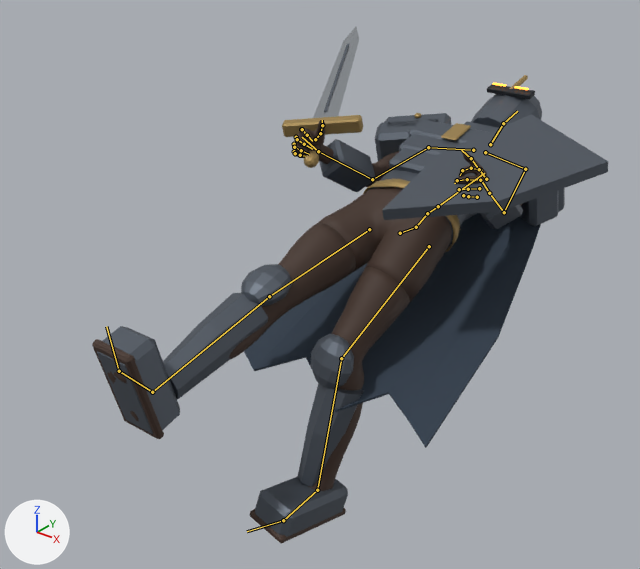
The FBX model MobileGame/Assets/Art/DarkFantasy/Models/Rowan.fbx as it was, and as the next commit left it.
The view is the same before and after, from a camera (50 mm lens) standing at (1.45, -2.23, 2.1) and looking at (-0.24, -0.12, 0.79). The lights are fixed; the arrows at lower left show +X, +Y and +Z. The picture after the commit comes second. Both versions are drawn at frame 38 of the action 'RowanSkeleton|Death'; the numbers are the values there. The bones that change, and the others that lie on the model, are drawn over the model as lines.

Objects in the first picture: 'Rowan'.
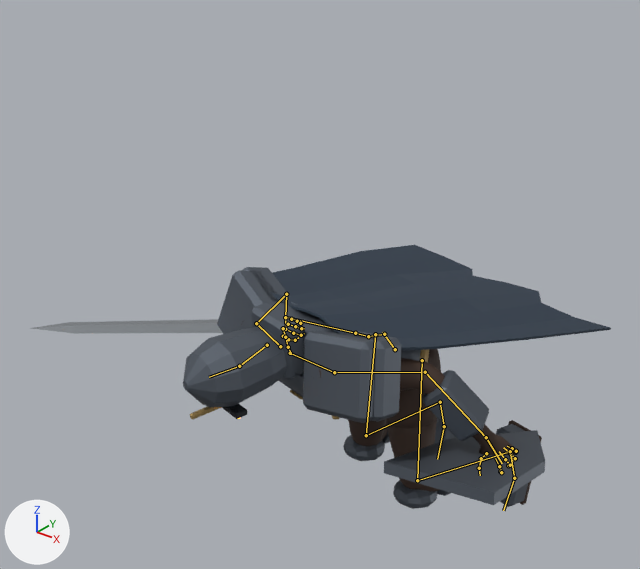
Where the change shows, as pixel boxes (x1, y1, x2, y2) in the pictures (640 x 569 px):
'Rowan', posed
    before: (92, 27, 608, 543)
    after: (30, 245, 611, 509)
bone 'pelvis', root to tip
    before: (400, 233) to (418, 226)
    after: (395, 349) to (382, 332)
bone 'spine_01', root to tip
    before: (416, 227) to (427, 213)
    after: (384, 334) to (368, 336)
bone 'upperarm_l', root to tip
    before: (525, 169) to (504, 212)
    after: (334, 372) to (425, 372)
bone 'upperarm_r', root to tip
    before: (428, 147) to (372, 179)
    after: (256, 323) to (286, 294)
bone 'neck_01', root to tip
    before: (490, 144) to (503, 123)
    after: (267, 345) to (239, 366)
bone 'thigh_l', root to tip
    before: (429, 246) to (341, 358)
    after: (422, 360) to (417, 480)
bone 'calf_l', root to tip
    before: (341, 358) to (317, 490)
    after: (417, 480) to (510, 451)
bone 'thigh_r', root to tip
    before: (369, 229) to (269, 296)
    after: (375, 334) to (366, 435)
bone 'calf_r', root to tip
    before: (269, 296) to (152, 392)
    after: (366, 435) to (440, 402)

The edits, one by one:
Bone 'pelvis' (bone_pelvis) moves from (0.0, 0.0, 0.0) to (0.0, -0.403, -0.15).
Bone 'pelvis' (bone_pelvis) turns from (-75, 0, 0) to (55, -11, -4) degrees about its own x, y and z.
Bone 'spine_01' (bone_spine_01) turns from (0, 0, 0) to (15, 0, 0) degrees about its own x, y and z.
Bone 'upperarm_l' (bone_upperarm_l) turns from (-1, -1, -28) to (-14, -7, -6) degrees about its own x, y and z.
Bone 'upperarm_r' (bone_upperarm_r) turns from (-1, 1, 28) to (-14, 7, 6) degrees about its own x, y and z.
Bone 'neck_01' (bone_neck_01) turns from (0, 0, 0) to (20, 0, 0) degrees about its own x, y and z.
Bone 'thigh_l' (bone_thigh_l) turns from (25, 0, 0) to (-48, 5, 24) degrees about its own x, y and z.
Bone 'calf_l' (bone_calf_l) turns from (40, 0, 0) to (80, 5, 5) degrees about its own x, y and z.
Bone 'thigh_r' (bone_thigh_r) turns from (0, 0, 0) to (-44, -4, -22) degrees about its own x, y and z.
Bone 'calf_r' (bone_calf_r) turns from (0, 0, 0) to (75, -5, -4) degrees about its own x, y and z.
